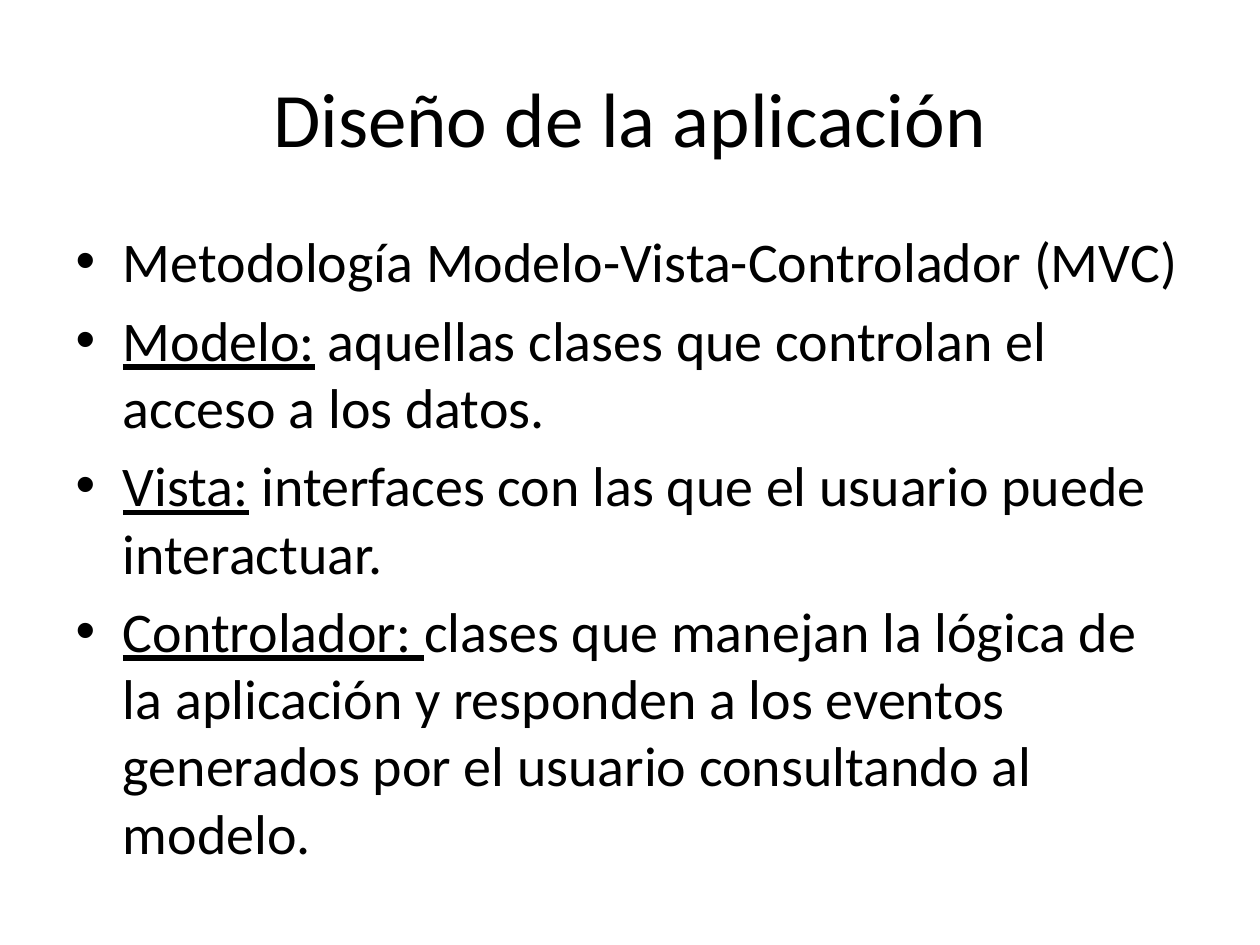
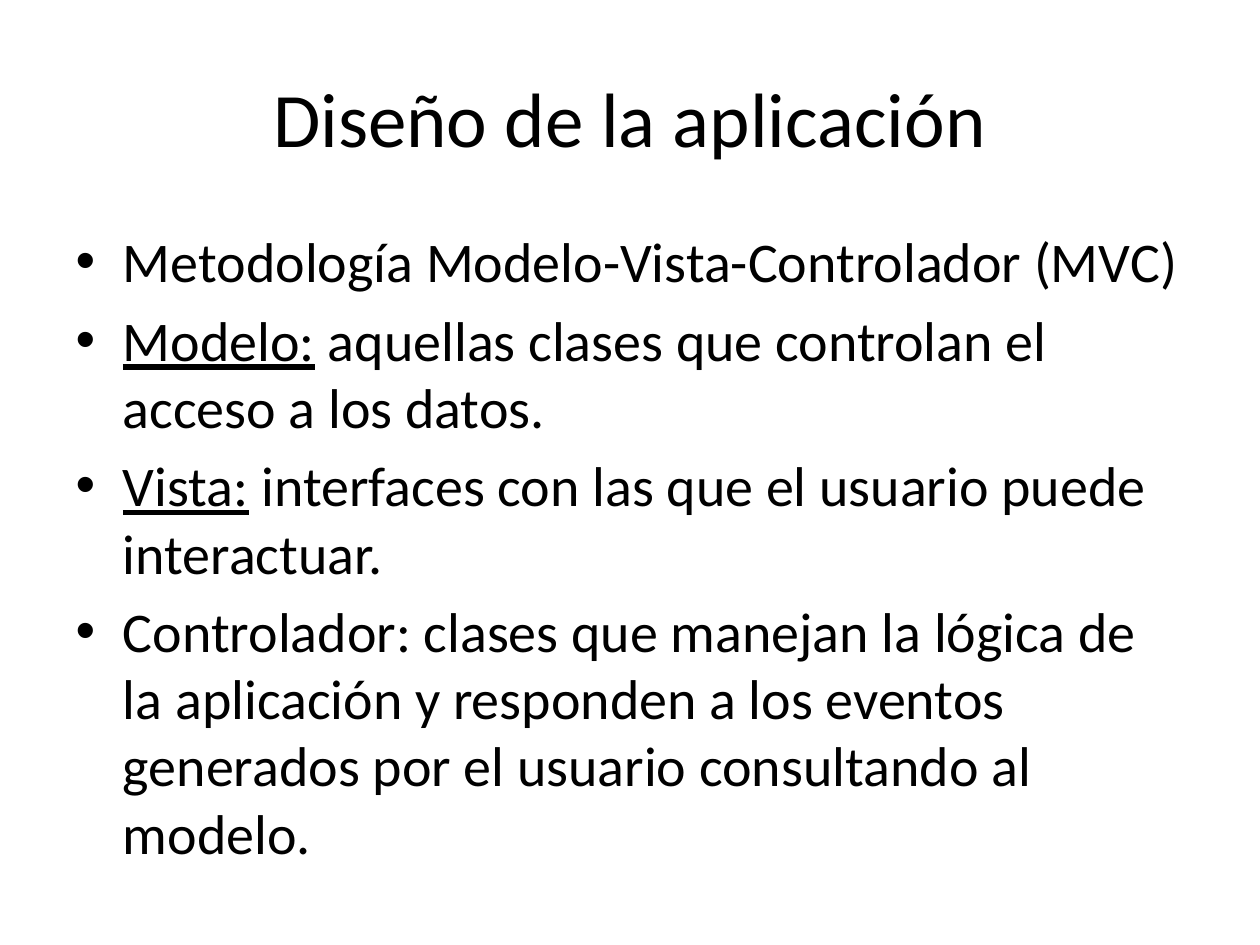
Before and after one commit to Moliholy/DSDM_iPhone, a slide deck: slide 6 of presentacion.pptx. Drawn at 1260x945 pixels with LibreOffice and Linux fonts; fonts in the diff are those of the drawing. Boxes give left, top, right and bottom in pixels: in the first picture for what was removed or moved away, otherwise in the second. Text is boxed around its words. In the diff, an @@ line names an element or a change of style, - is before the commit and + after.

```diff
--- a/presentacion.pptx
+++ b/presentacion.pptx
@@ text at [123, 613, 1135, 855]: underline off in "Controlador:" @@
```
Also in this commit, not shown: 1 other slide changed, 1 other file.
